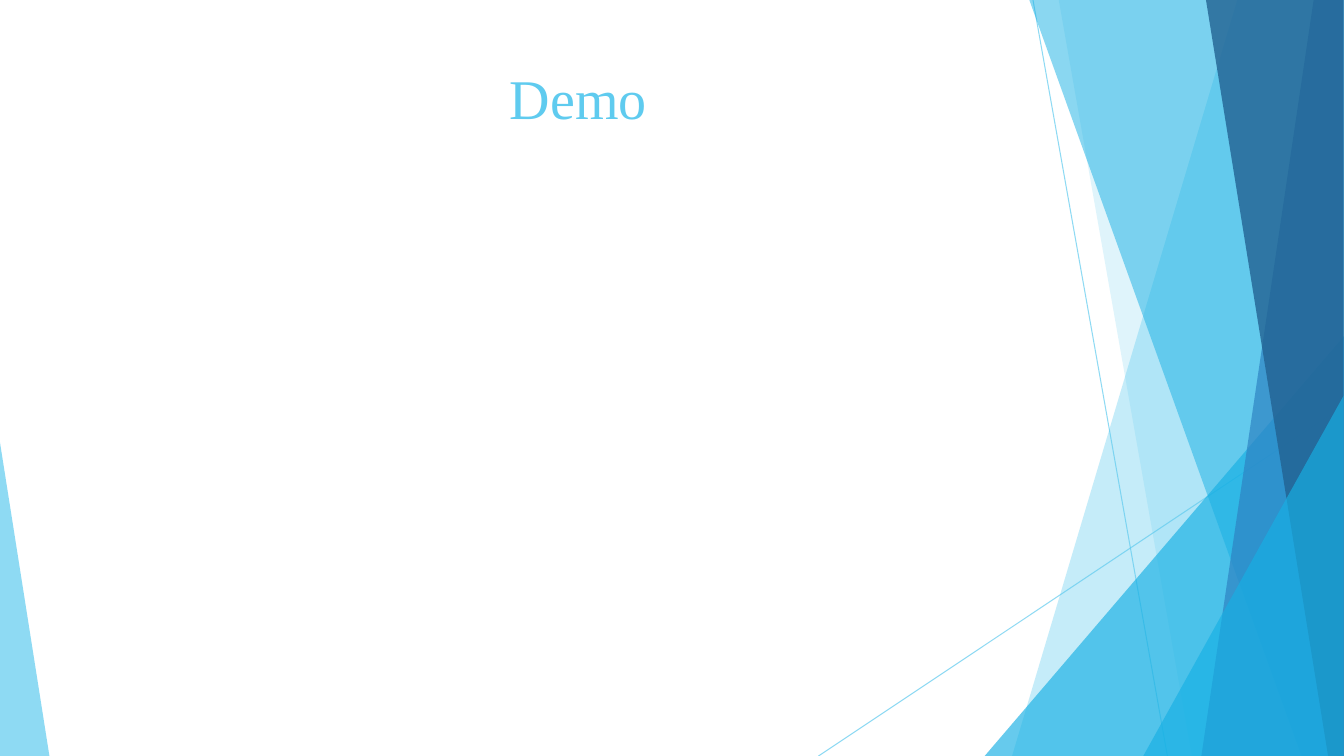
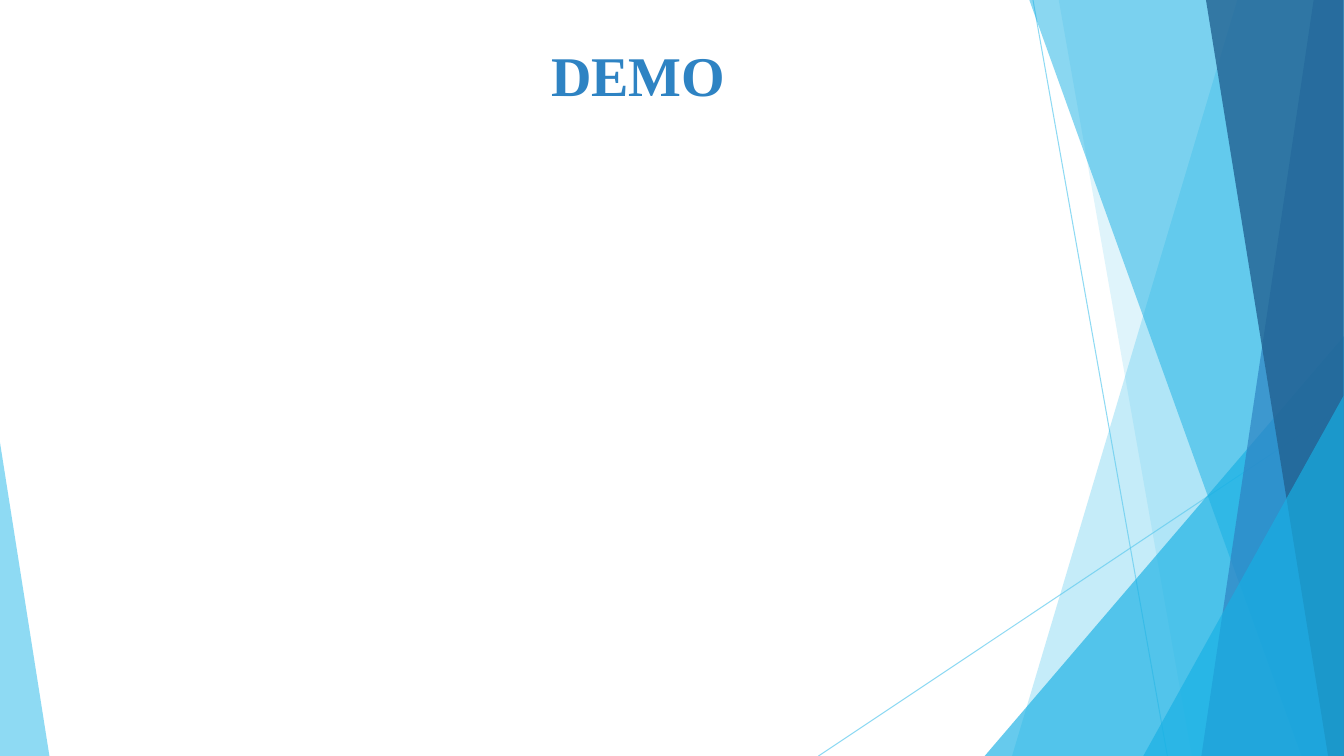
Before and after one commit to tuyennta/JobRecSys, a slide deck: slide 11 of Documents/Báo cáo/Bao cao KLTN_2.pptx (slide 5 before the commit). Drawn at 1344x756 pixels with LibreOffice and Linux fonts; fonts in the diff are those of the drawing. Boxes give left, top, right and bottom in pixels: in the first picture for what was removed or moved away, otherwise in the second. Text is boxed around its words. In the diff, an @@ line names an element or a change of style, - is before the commit and + after.

```diff
--- a/Documents/Báo cáo/Bao cao KLTN_2.pptx
+++ b/Documents/Báo cáo/Bao cao KLTN_2.pptx
@@ text at [551, 59, 725, 97]: text changed; text colour #5FCBEF to #2E83C3; bold on @@
-Demo
+DEMO
```
Also in this commit, not shown: 3 other slides changed, 8 slides added, 2 slides removed.
